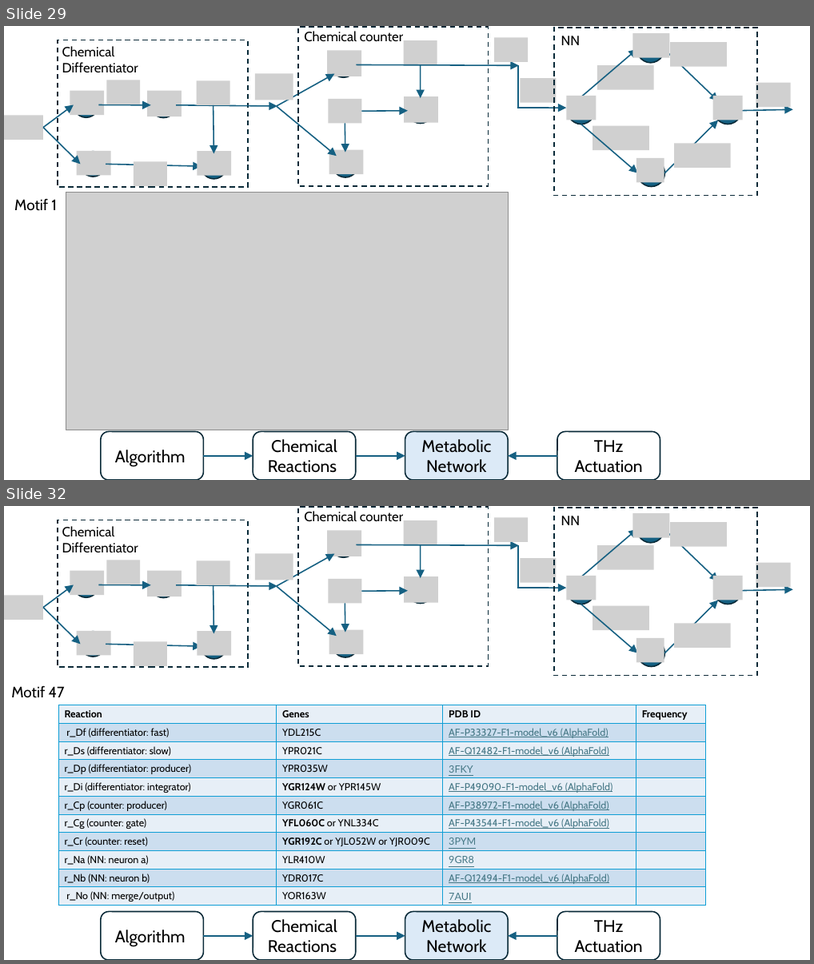
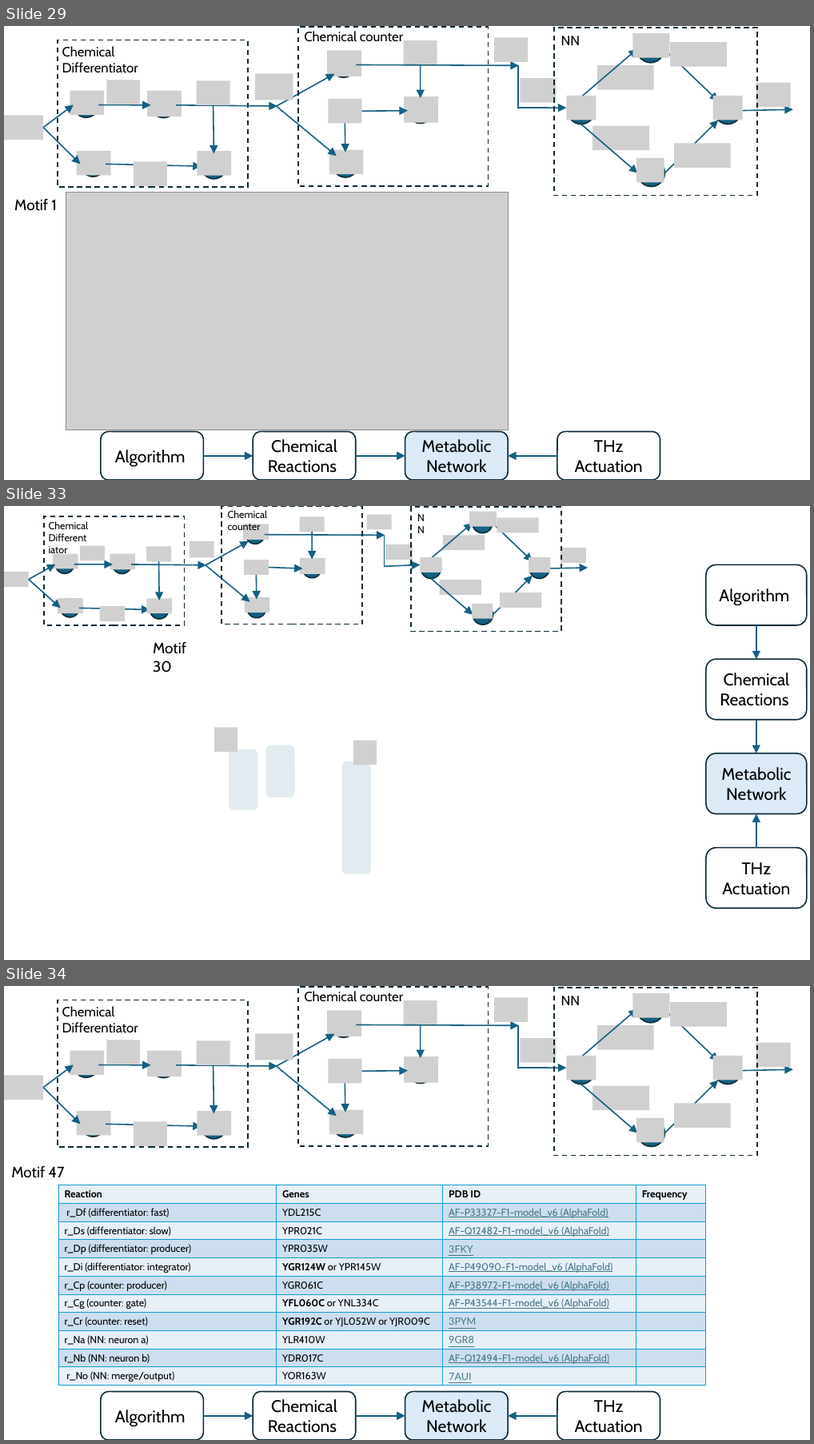
Before and after one commit to tkn-tub/bioelectrodynamics, a slide deck: slides/slides.pptx. Shown one above the other, each under a label of ours: slides 29 and 32 before the commit, slides 29, 33 and 34 after it; the slides between them are not shown. The pictures are 814x964 and 814x1444 pixels, drawn with LibreOffice and Linux fonts; fonts in the diff are those of the drawing; grey boxes stand for pictures. Boxes give left, top, right and bottom in pixels: in the first picture for what was removed or moved away, otherwise in the second. Text is boxed around its words. In the diff, an @@ line names an element or a change of style, - is before the commit and + after.

Commit message:
motif 30

```diff
--- a/slides/slides.pptx
+++ b/slides/slides.pptx
@@ slide 33 added at bbox=[4, 506, 810, 960], background #FFFFFF @@
@@ group added at bbox=[4, 507, 588, 632]: 25 pictures, 18 arrows, 11 ellipses, 3 rectangles, 3 texts, 1 line @@
+Chemical counter
+Chemical
+Differentiator
+NN
@@ rounded rectangle added at bbox=[706, 564, 807, 625], outline #092A39 1.5 pt, 20 pt, text #000000 @@
+Algorithm
@@ arrow added from (757, 625) to (757, 659), #156082 1.5 pt @@
@@ text added at bbox=[153, 642, 186, 672], 18 pt, text #000000 @@
+Motif 30
@@ rounded rectangle added at bbox=[706, 659, 807, 720], fill #FFFFFF, outline #092A39 1.5 pt, 20 pt, text #000000 @@
+Chemical Reactions
@@ arrow added from (757, 720) to (757, 753), #156082 1.5 pt @@
@@ picture added at bbox=[214, 727, 238, 751] @@
@@ rounded rectangle added at bbox=[266, 745, 295, 797], fill #156082 at 12% opacity @@
@@ picture added at bbox=[354, 740, 377, 764] @@
@@ rounded rectangle added at bbox=[229, 749, 258, 810], fill #156082 at 12% opacity @@
@@ rounded rectangle added at bbox=[342, 761, 371, 874], fill #156082 at 12% opacity @@
@@ rounded rectangle added at bbox=[706, 753, 807, 814], fill #DCEAF7, outline #092A39 1.5 pt, 20 pt, text #000000 @@
+Metabolic Network
@@ arrow added from (757, 847) to (757, 814), #156082 1.5 pt @@
@@ rounded rectangle added at bbox=[706, 847, 807, 908], outline #092A39 1.5 pt, 20 pt, text #000000 @@
+THz Actuation
@@ what was slide 32 is now slide 34 @@
```
Also in this commit, not shown: 3 slides changed, 1 other slide added, 4 other files.
